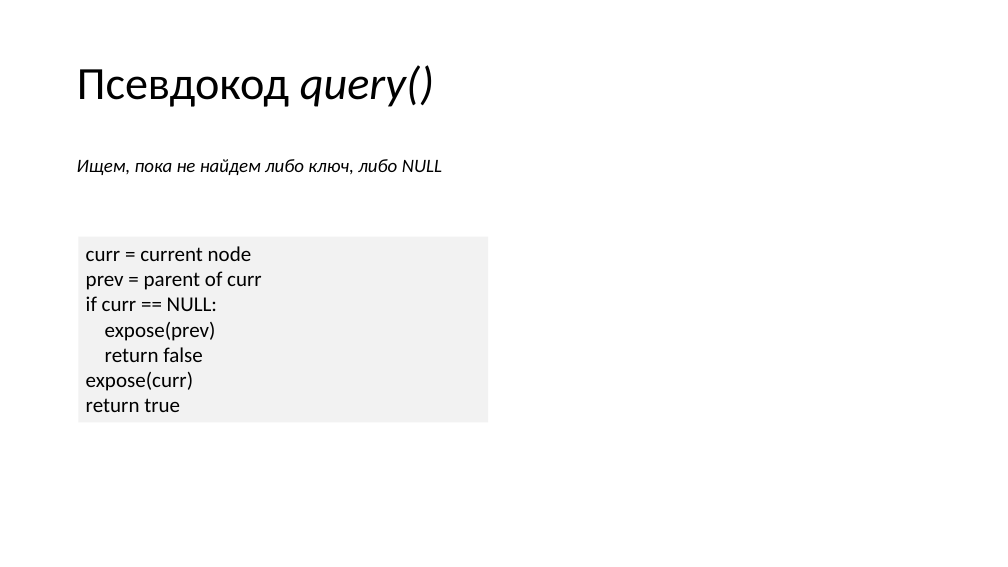
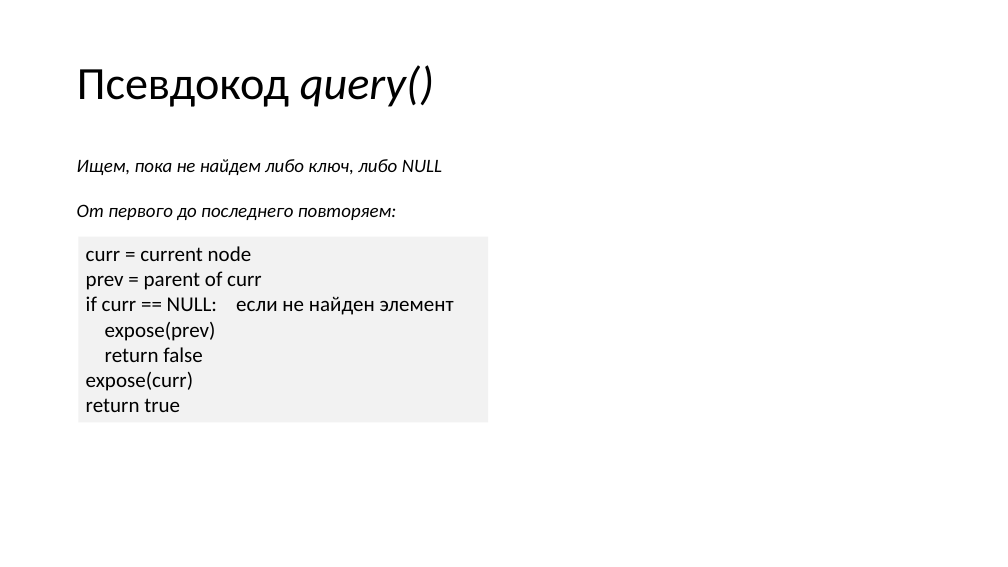
Before and after one commit to Far0ver/TangoTree, a slide deck: slide 14 of Танго дерево презентация.pptx. Drawn at 1008x567 pixels with LibreOffice and Linux fonts; fonts in the diff are those of the drawing. Boxes give left, top, right and bottom in pixels: in the first picture for what was removed or moved away, otherwise in the second. Text is boxed around its words. In the diff, an @@ line names an element or a change of style, - is before the commit and + after.

```diff
--- a/Танго дерево презентация.pptx
+++ b/Танго дерево презентация.pptx
@@ text at <box>77,204,397,220</box>: paragraph added @@
+От первого до последнего повторяем:
@@ text in rectangle at <box>86,296,454,315</box>: text changed @@
-if curr == NULL:
+if curr == NULL: если не найден элемент
```
Also in this commit, not shown: 9 other slides changed.
